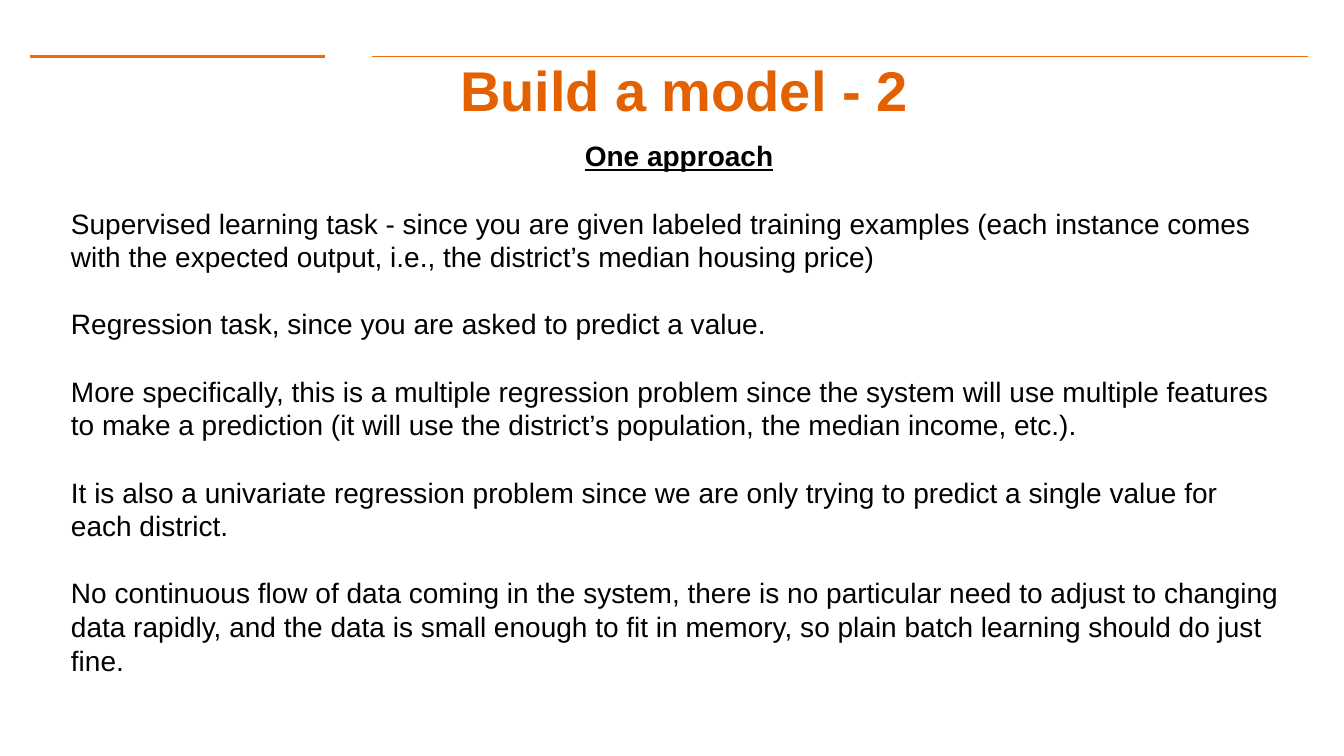
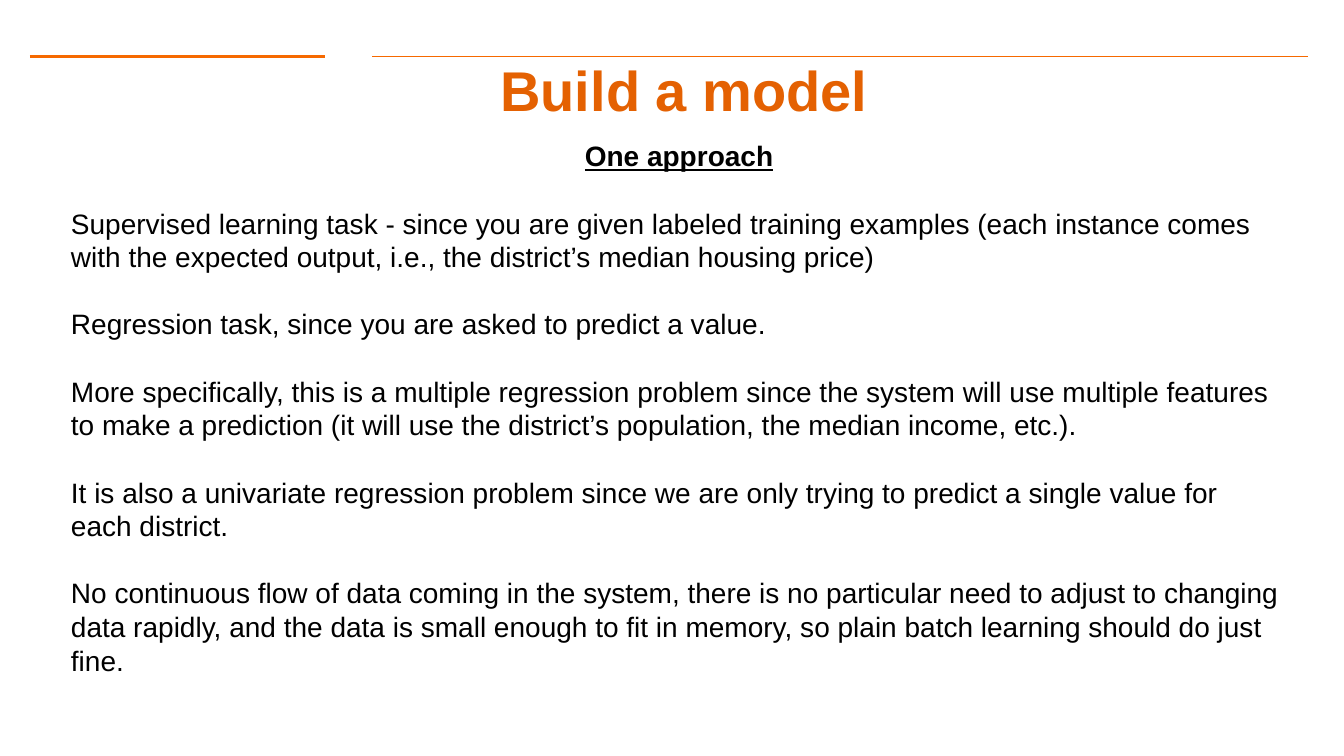
Before and after one commit to gk5951/RIT-DSCI-633-FDS, a slide deck: slide 38 of Syllabus/Lecture02/Lec02.pptx (slide 37 before the commit). Drawn at 1344x756 pixels with LibreOffice and Linux fonts; fonts in the diff are those of the drawing; background and template pictures are left out. Boxes give left, top, right and bottom in pixels: in the first picture for what was removed or moved away, otherwise in the second. Text is boxed around its words. In the diff, an @@ line names an element or a change of style, - is before the commit and + after.

```diff
--- a/Syllabus/Lecture02/Lec02.pptx
+++ b/Syllabus/Lecture02/Lec02.pptx
@@ title at box(500, 70, 867, 112): text changed @@
-Build a model - 2
+Build a model
```
Also in this commit, not shown: 8 other slides changed, 2 slides added, 2 slides removed, 4 other files.
